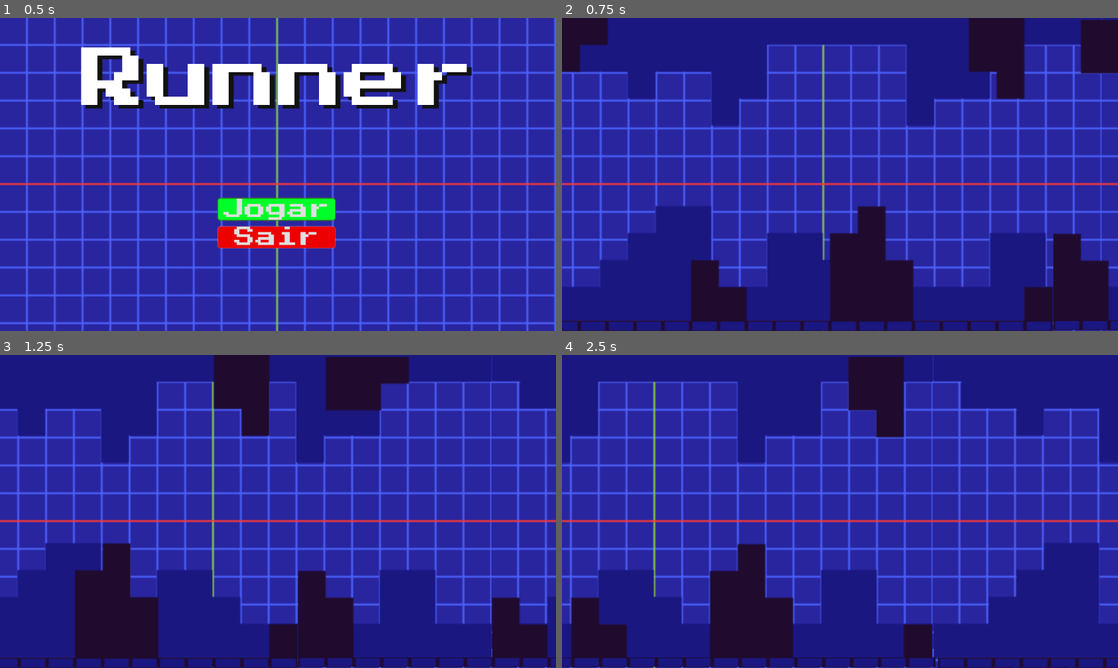
Above: before the commit, frames 1-4 (two rows, left to right).
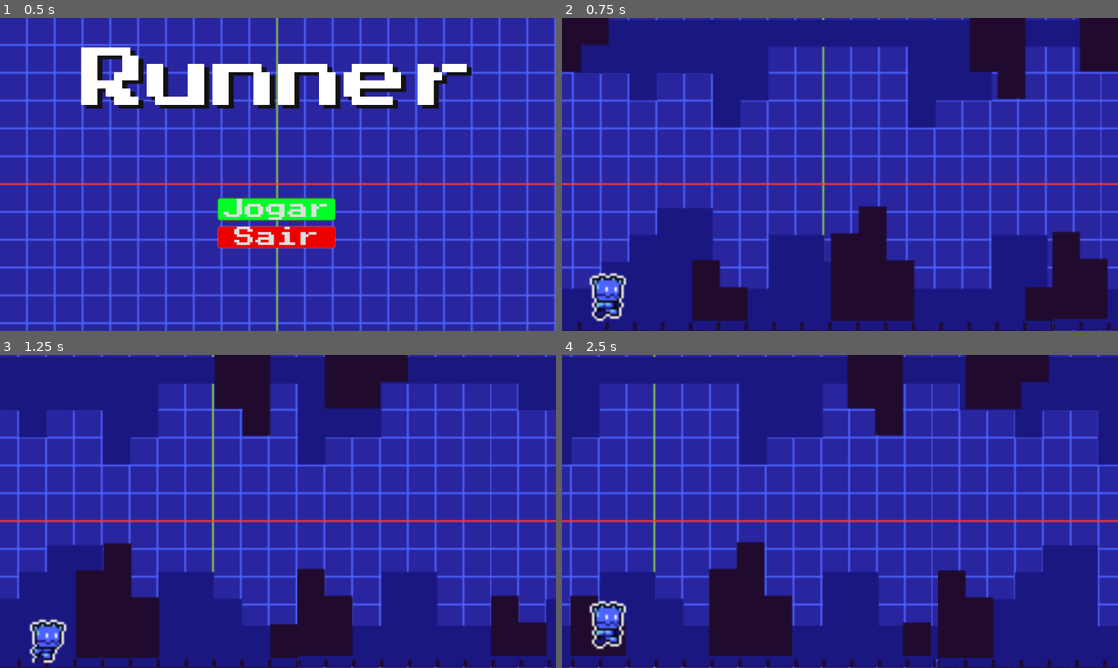
Above: after the commit, the same moments.

Repository: Petrickson10/runner2
Game: Godot game, scene res://cenas/menu.tscn
Two runs of this game, one before a commit and one after it. Both use one fixed random seed, a clock stepped at 60 frames per second and the inputs below.
Inputs:
- Up to frame 1 (0.5 s): no input
- Up to frame 2 (0.75 s): click "Jogar" at 0.5 s
- Up to frame 3 (1.25 s): no input
- Up to frame 4 (2.5 s): hold Space (ui_select) 1.28-2.03 s; tap Space (ui_select) at 2.1, 2.27 s

Frame 1 is identical in both runs. In frame 2, 4.5% of the frame differs, in the area x 0-100%, y 0-98%; in frame 3, 4.5%; in frame 4, 9.0%.

Commit message:
Aula1506

Diff:
--- /dev/null
+++ b/Scripts2/character_body_2d.gd
@@ -0,0 +1,15 @@
+extends CharacterBody2D
+
+
+var velocidade_pulo = -600
+func _physics_process(delta: float) -> void:
+	# velocity já é uma propriedade do CharacterBody2D
+	velocity += get_gravity()*delta # adiciona gravidade aos poucos
+
+	if is_on_floor(): # se está no chão
+		$Imagem.play("default") # dê play na animação padrão
+		if Input.is_action_pressed("ui_select"): # se apertar espaço
+			velocity.y = velocidade_pulo # velocidade para cima!
+	else: # se não está no chão
+		$Imagem.play("pular") # dê play na animação pular
+	move_and_slide() # se mova de acordo com a propriedade velocity
--- /dev/null
+++ b/Scripts2/gerador.gd
@@ -0,0 +1,2 @@
+extends Node2D
+@export var obstaculo = "res://preload/Obstáculo.tscn"
--- /dev/null
+++ b/cenas/Obstáculo.tscn
@@ -0,0 +1,17 @@
+[gd_scene format=3 uid="uid://dmtbmiva3goh4"]
+
+[ext_resource type="Texture2D" uid="uid://e6ujly2t4mxu" path="res://Assets Godot Runner/Assets Godot Runner/thorn.png" id="1_xyv0d"]
+
+[sub_resource type="RectangleShape2D" id="RectangleShape2D_xyv0d"]
+size = Vector2(32, 11)
+
+[node name="Obstaculo" type="Area2D" unique_id=2120622245]
+
+[node name="Imagem Obstaculo" type="Sprite2D" parent="." unique_id=555346362]
+position = Vector2(1.9073486e-06, 1.9073486e-06)
+scale = Vector2(2.0625, 2.0625)
+texture = ExtResource("1_xyv0d")
+
+[node name="CorpoObstaculo" type="CollisionShape2D" parent="." unique_id=556977529]
+position = Vector2(0, 11.5)
+shape = SubResource("RectangleShape2D_xyv0d")
--- a/cenas/jogo.tscn
+++ b/cenas/jogo.tscn
@@ -5,9 +5,77 @@
 [ext_resource type="Texture2D" uid="uid://cttdpgdvfy2xu" path="res://Assets Godot Runner/Assets Godot Runner/foreground.png" id="2_32vai"]
 [ext_resource type="Texture2D" uid="uid://cu1f1dfo3beg5" path="res://Assets Godot Runner/Assets Godot Runner/middleground2.png" id="4_bkotw"]
 [ext_resource type="Texture2D" uid="uid://dgppolhfvsc3j" path="res://Assets Godot Runner/Assets Godot Runner/middleground1.png" id="5_dmxwg"]
+[ext_resource type="Texture2D" uid="uid://c3o3xpeddbsoh" path="res://Assets Godot Runner/Assets Godot Runner/player.png" id="6_dtkcs"]
+[ext_resource type="Script" uid="uid://bs2hqpweh55e" path="res://Scripts2/character_body_2d.gd" id="6_srya6"]
+[ext_resource type="Script" uid="uid://c45catxdirgsf" path="res://Scripts2/gerador.gd" id="8_v6mw0"]
 
 [sub_resource type="RectangleShape2D" id="RectangleShape2D_dmxwg"]
 size = Vector2(1150, 20)
+
+[sub_resource type="AtlasTexture" id="AtlasTexture_srya6"]
+atlas = ExtResource("6_dtkcs")
+region = Rect2(0, 0, 48, 48)
+
+[sub_resource type="AtlasTexture" id="AtlasTexture_v6mw0"]
+atlas = ExtResource("6_dtkcs")
+region = Rect2(48, 0, 48, 48)
+
+[sub_resource type="AtlasTexture" id="AtlasTexture_c77ad"]
+atlas = ExtResource("6_dtkcs")
+region = Rect2(96, 0, 48, 48)
+
+[sub_resource type="AtlasTexture" id="AtlasTexture_s5cfb"]
+atlas = ExtResource("6_dtkcs")
+region = Rect2(144, 0, 48, 48)
+
+[sub_resource type="AtlasTexture" id="AtlasTexture_kfigh"]
+atlas = ExtResource("6_dtkcs")
+region = Rect2(192, 0, 48, 48)
+
+[sub_resource type="AtlasTexture" id="AtlasTexture_105i5"]
+atlas = ExtResource("6_dtkcs")
+region = Rect2(240, 0, 48, 48)
+
+[sub_resource type="AtlasTexture" id="AtlasTexture_dtkcs"]
+atlas = ExtResource("6_dtkcs")
+region = Rect2(0, 48, 48, 48)
+
+[sub_resource type="SpriteFrames" id="SpriteFrames_8tqj5"]
+animations = [{
+"frames": [{
+"duration": 1.0,
+"texture": SubResource("AtlasTexture_srya6")
+}, {
+"duration": 1.0,
+"texture": SubResource("AtlasTexture_v6mw0")
+}, {
+"duration": 1.0,
+"texture": SubResource("AtlasTexture_c77ad")
+}, {
+"duration": 1.0,
+"texture": SubResource("AtlasTexture_s5cfb")
+}, {
+"duration": 1.0,
+"texture": SubResource("AtlasTexture_kfigh")
+}, {
+"duration": 1.0,
+"texture": SubResource("AtlasTexture_105i5")
+}],
+"loop": true,
+"name": &"default",
+"speed": 5.0
+}, {
+"frames": [{
+"duration": 1.0,
+"texture": SubResource("AtlasTexture_dtkcs")
+}],
+"loop": true,
+"name": &"pular",
+"speed": 5.0
+}]
+
+[sub_resource type="RectangleShape2D" id="RectangleShape2D_srya6"]
+size = Vector2(79, 86.5)
 
 [node name="Jogo" type="Node2D" unique_id=517475972]
 script = ExtResource("1_1frua")
@@ -42,21 +110,41 @@
 shape = SubResource("RectangleShape2D_dmxwg")
 
 [node name="MeioAzul" type="Sprite2D" parent="." unique_id=1109641548]
-position = Vector2(573.5, 313)
+position = Vector2(0, 4)
 scale = Vector2(3.609375, 3.4777775)
 texture = ExtResource("4_bkotw")
+centered = false
 
 [node name="MeioAzul2" type="Sprite2D" parent="." unique_id=557190630]
-position = Vector2(1725.3578, 312.5)
+position = Vector2(1150, 3.9999695)
 scale = Vector2(3.5756721, 3.4833333)
 texture = ExtResource("4_bkotw")
+centered = false
 
 [node name="MeioPreto2" type="Sprite2D" parent="." unique_id=560089558]
-position = Vector2(1725, 315.49997)
+position = Vector2(1149.0002, 0)
 scale = Vector2(3.5875, 3.4611108)
 texture = ExtResource("5_dmxwg")
+centered = false
 
 [node name="MeioPreto" type="Sprite2D" parent="." unique_id=960467632]
-position = Vector2(573.5, 313.50003)
+position = Vector2(6.1035156e-05, 0)
 scale = Vector2(3.596875, 3.4833333)
 texture = ExtResource("5_dmxwg")
+centered = false
+
+[node name="Personagem" type="CharacterBody2D" parent="." unique_id=1694669139]
+script = ExtResource("6_srya6")
+
+[node name="Imagem" type="AnimatedSprite2D" parent="Personagem" unique_id=770656926]
+position = Vector2(95, 582)
+scale = Vector2(4.6666665, 4.6666665)
+sprite_frames = SubResource("SpriteFrames_8tqj5")
+animation = &"pular"
+
+[node name="Corpo" type="CollisionShape2D" parent="Personagem" unique_id=1995952422]
+position = Vector2(94.5, 566.25)
+shape = SubResource("RectangleShape2D_srya6")
+
+[node name="Gerador" type="Node2D" parent="." unique_id=2110429553]
+script = ExtResource("8_v6mw0")
--- /dev/null
+++ b/preload/Obstáculo.tscn
@@ -0,0 +1,19 @@
+[gd_scene format=3 uid="uid://ebtwf8m2xsxr"]
+
+[ext_resource type="Texture2D" uid="uid://e6ujly2t4mxu" path="res://Assets Godot Runner/Assets Godot Runner/thorn.png" id="1_xyv0d"]
+
+[sub_resource type="RectangleShape2D" id="RectangleShape2D_auxdi"]
+size = Vector2(34, 11)
+
+[node name="Obstáculo" type="Node2D" unique_id=1202852818]
+
+[node name="Obstaculo" type="Area2D" parent="." unique_id=63505689]
+
+[node name="ImagemObstaculo" type="Sprite2D" parent="Obstaculo" unique_id=37381211]
+position = Vector2(9.536743e-07, 9.536743e-07)
+scale = Vector2(2.5625, 2.5625)
+texture = ExtResource("1_xyv0d")
+
+[node name="CorpoObstaculo" type="CollisionShape2D" parent="Obstaculo" unique_id=2070654665]
+position = Vector2(-1, 14.5)
+shape = SubResource("RectangleShape2D_auxdi")
--- /dev/null
+++ b/preload/item.tscn
@@ -0,0 +1,46 @@
+[gd_scene format=3 uid="uid://boka01qbd5hs7"]
+
+[ext_resource type="Texture2D" uid="uid://bvdn55o4w4554" path="res://Assets Godot Runner/Assets Godot Runner/enemies.png" id="1_08pde"]
+
+[sub_resource type="AtlasTexture" id="AtlasTexture_5th32"]
+atlas = ExtResource("1_08pde")
+region = Rect2(0, 0, 48, 48)
+
+[sub_resource type="AtlasTexture" id="AtlasTexture_bl1ni"]
+atlas = ExtResource("1_08pde")
+region = Rect2(48, 0, 48, 48)
+
+[sub_resource type="AtlasTexture" id="AtlasTexture_e7lk0"]
+atlas = ExtResource("1_08pde")
+region = Rect2(96, 0, 48, 48)
+
+[sub_resource type="SpriteFrames" id="SpriteFrames_fb18y"]
+animations = [{
+"frames": [{
+"duration": 1.0,
+"texture": SubResource("AtlasTexture_5th32")
+}, {
+"duration": 1.0,
+"texture": SubResource("AtlasTexture_bl1ni")
+}, {
+"duration": 1.0,
+"texture": SubResource("AtlasTexture_e7lk0")
+}],
+"loop": true,
+"name": &"default",
+"speed": 5.0
+}]
+
+[sub_resource type="RectangleShape2D" id="RectangleShape2D_qm15p"]
+size = Vector2(33, 38)
+
+[node name="Item" type="Area2D" unique_id=1478158860]
+
+[node name="ImagemItem" type="AnimatedSprite2D" parent="." unique_id=504253419]
+position = Vector2(3.8146973e-06, 3.8146973e-06)
+scale = Vector2(2.5833333, 2.5833333)
+sprite_frames = SubResource("SpriteFrames_fb18y")
+
+[node name="CorpoItem" type="CollisionShape2D" parent="." unique_id=113922554]
+position = Vector2(-0.5, 0)
+shape = SubResource("RectangleShape2D_qm15p")
Not shown, added: Scripts2/character_body_2d.gd.uid
Not shown, added: Scripts2/gerador.gd.uid
